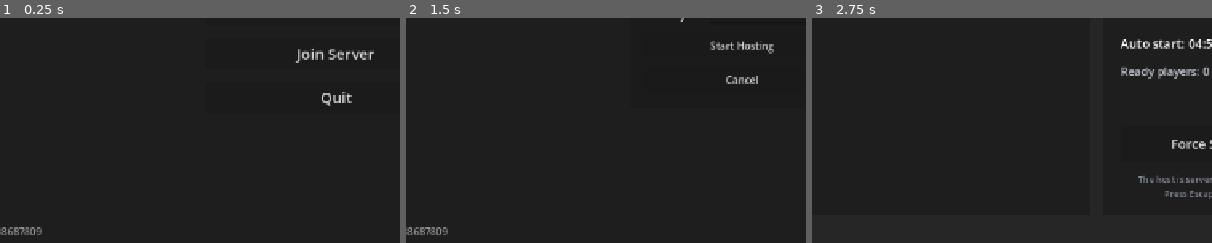
Above: before the commit, frames 1-3 (left to right).
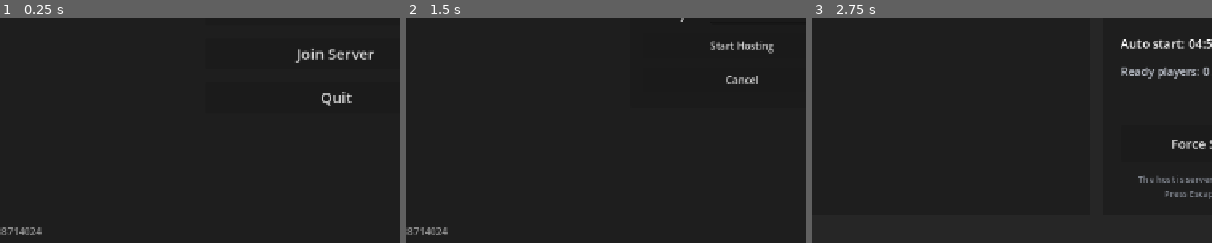
Above: after the commit, the same moments.

Repository: zakanater19/godot-roguetown
Game: Godot game, scene res://scenes/main_menu.tscn
Same seed, same stepped clock (60 frames per second), same inputs: the game is played once before the commit and once after it.
Inputs (mouse positions are % of the whole screen's width and height, from its top left):
- Up to frame 1 (0.25 s): no input
- Up to frame 2 (1.5 s): tap Enter at 0.5 s; move the mouse to (72, 45) at 0.52 s; hold D 0.53-1.25 s; hold Shift 0.53-1.25 s; click (72, 45) at 0.67 s; tap Space at 0.77 s; click "Host Server" at 1.25 s
- Up to frame 3 (2.75 s): click "Start Hosting" at 2 s
The pictures show only the part of the screen within x 8-58%, y 50-100%; the shares and areas given below are measured in that part.

The runs differ from the first frame. In frame 1, 0.2% of the frame differs, in the area x 2-11%, y 92-97%; in frame 2, 0.2%; in frame 3, nothing differs.

Commit message:
readme change

Diff:
--- a/scripts/net/game_version.gd
+++ b/scripts/net/game_version.gd
@@ -3,7 +3,7 @@
 
 ## Keep this for executable/binary level compatibility only. Runtime content,
 ## scenes, scripts, and maps are synced via the server bundle hash below.
-const APP_VERSION: String = "1788687809"
+const APP_VERSION: String = "1788714024"
 
 ## Directories that still support lightweight resource diffs as a fallback when
 ## talking to older servers. Full bundle sync does not depend on this list.
Not shown, changed: export_presets.cfg
Not shown, changed: README.md
